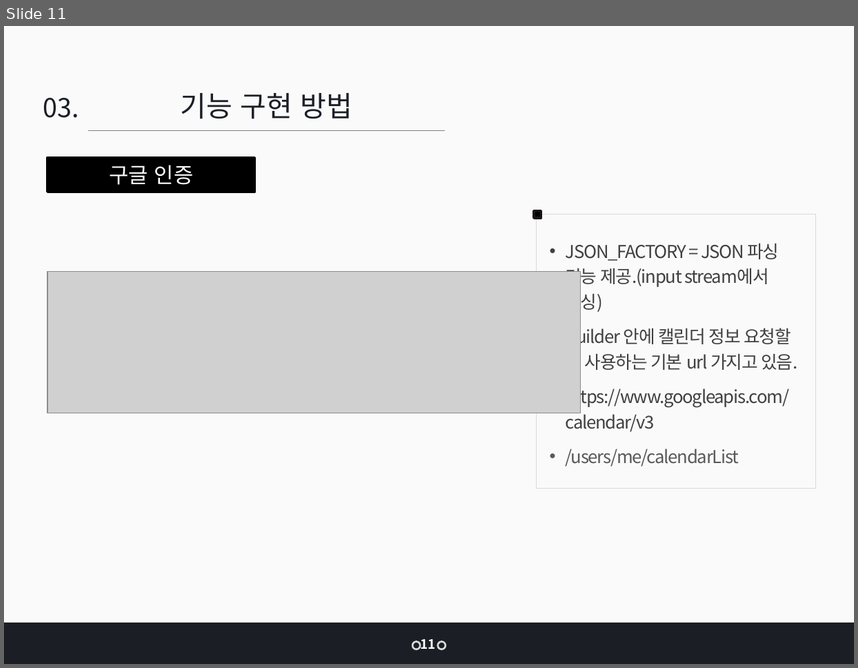
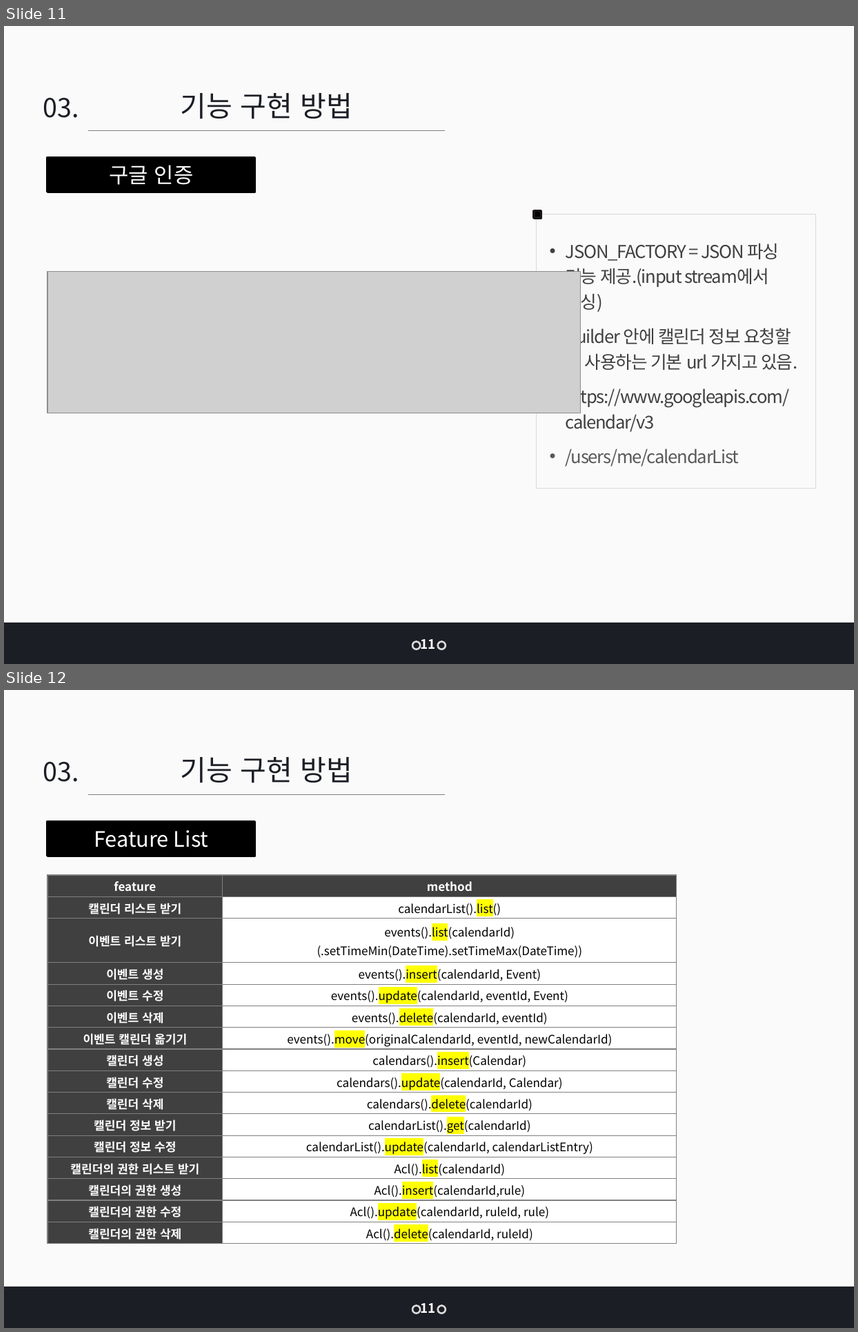
Before and after one commit to jangys/calendarProjectDocument, a slide deck: 인턴 중간 발표 1차_장연수.pptx. Shown one above the other, each under a label of ours: slide 11 before the commit, slides 11 and 12 after it. The pictures are 858x668 and 858x1332 pixels, drawn with LibreOffice and Linux fonts; fonts in the diff are those of the drawing; grey boxes stand for pictures. Boxes give left, top, right and bottom in pixels: in the first picture for what was removed or moved away, otherwise in the second. Text is boxed around its words. In the diff, an @@ line names an element or a change of style, - is before the commit and + after.

```diff
--- a/인턴 중간 발표 1차_장연수.pptx
+++ b/인턴 중간 발표 1차_장연수.pptx
@@ slide 12 added at bbox=[4, 690, 854, 1328], background #FFFFFF; not listed: 2 template elements that a slide beside it also shows @@
@@ text added at bbox=[43, 762, 79, 782], 22 pt, text #1B1E25 @@
+03.
@@ text added at bbox=[181, 757, 353, 783], 24 pt, text #1B1E25 @@
+기능 구현 방법
@@ line added from (88, 795) to (445, 795), #808080 0.75 pt @@
@@ rectangle added at bbox=[47, 822, 254, 856], fill #000000, outline #000000 2 pt, 18 pt, text #FFFFFF @@
+Feature List
@@ table added at bbox=[47, 876, 677, 1244], 16 rows, 2 columns @@
+feature | method
+캘린더 리스트 받기 | calendarList().list()
+이벤트 리스트 받기 | events().list(calendarId) / (.setTimeMin(DateTime).setTimeMax(DateTime))
+이벤트 생성 | events().insert(calendarId, Event)
+이벤트 수정 | events().update(calendarId, eventId, Event)
+이벤트 삭제 | events().delete(calendarId, eventId)
+이벤트 캘린더 옮기기 | events().move(originalCalendarId, eventId, newCalendarId)
+캘린더 생성 | calendars().insert(Calendar)
+캘린더 수정 | calendars().update(calendarId, Calendar)
+캘린더 삭제 | calendars().delete(calendarId)
+캘린더 정보 받기 | calendarList().get(calendarId)
+캘린더 정보 수정 | calendarList().update(calendarId, calendarListEntry)
+캘린더의 권한 리스트 받기 | Acl().list(calendarId)
+캘린더의 권한 생성 | Acl().insert(calendarId,rule)
+캘린더의 권한 수정 | Acl().update(calendarId, ruleId, rule)
+캘린더의 권한 삭제 | Acl().delete(calendarId, ruleId)
@@ ellipse added at bbox=[413, 1305, 421, 1313], fill #1B1E25, outline #D8DBD7 1.5 pt @@
@@ text added at bbox=[420, 1303, 435, 1312], 11 pt, text #FFFFFF, bold @@
+11
@@ ellipse added at bbox=[437, 1305, 445, 1313], fill #1B1E25, outline #D8DBD7 1.5 pt @@
```
Also in this commit, not shown: 3 slides changed, 6 other files.
